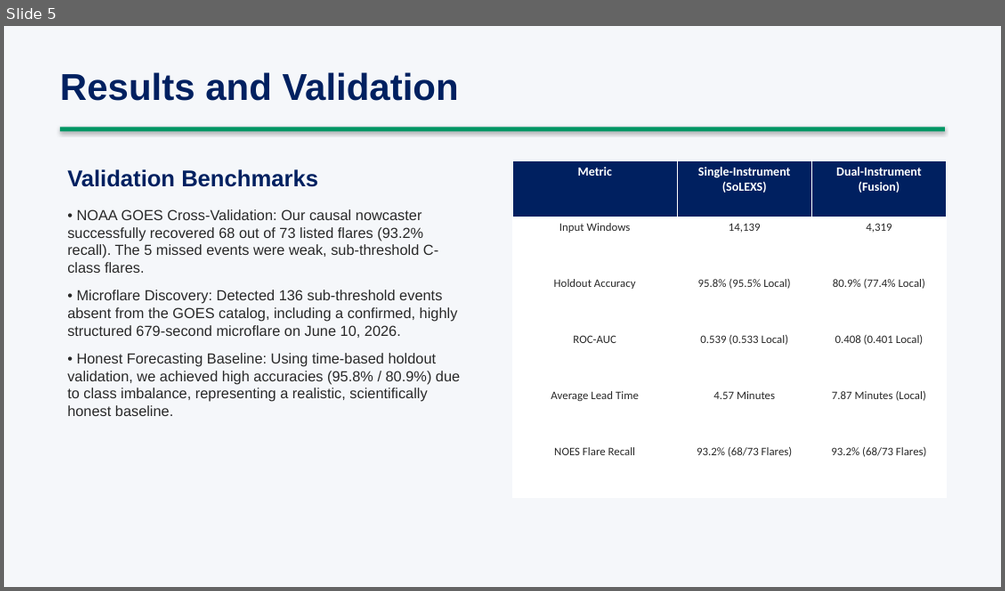
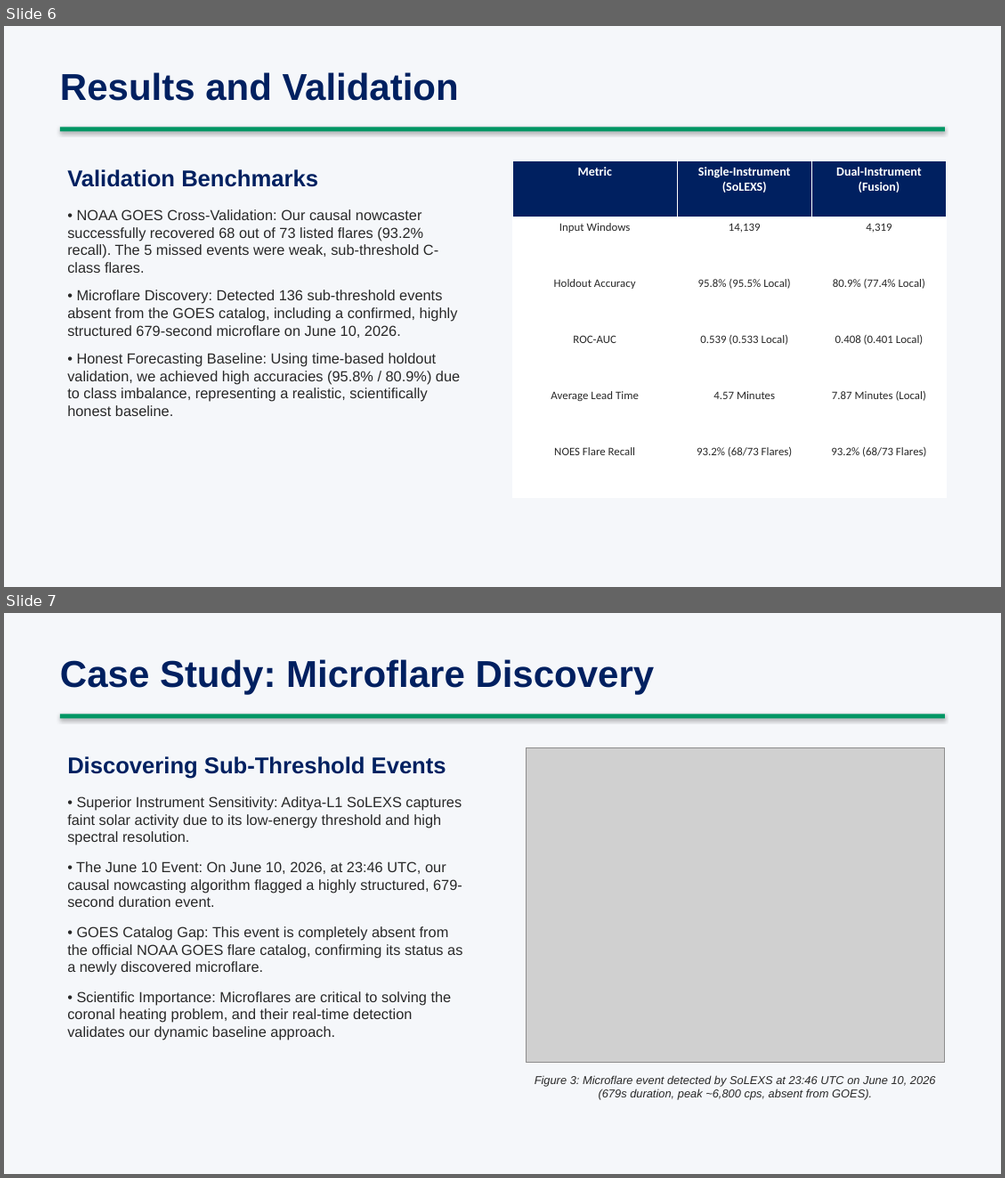
Before and after one commit to deepshekhar555/PS15_SolarFlare, a slide deck: AdityaL1_SolarFlare_Presentation.pptx. Shown one above the other, each under a label of ours: slide 5 before the commit, slides 6 and 7 after it. The pictures are 1005x591 and 1005x1178 pixels, drawn with LibreOffice and Linux fonts; fonts in the diff are those of the drawing; grey boxes stand for pictures. Boxes give left, top, right and bottom in pixels: in the first picture for what was removed or moved away, otherwise in the second. Text is boxed around its words. In the diff, an @@ line names an element or a change of style, - is before the commit and + after.

Commit message:
Add telemetry plots and microflare case study slides to presentation

```diff
--- a/AdityaL1_SolarFlare_Presentation.pptx
+++ b/AdityaL1_SolarFlare_Presentation.pptx
@@ slide 7 added at (x1=4, y1=613, x2=1001, y2=1174), background #FFFFFF @@
@@ rectangle added at (x1=4, y1=613, x2=1001, y2=1174), fill #F5F7FA @@
@@ text added at (x1=60, y1=659, x2=655, y2=695), 36 pt, text #002060, bold @@
+Case Study: Microflare Discovery
@@ rectangle added at (x1=60, y1=714, x2=945, y2=718), fill #009664 @@
@@ text added at (x1=67, y1=756, x2=462, y2=1040), 14 pt, text #282828 @@
+Discovering Sub-Threshold Events
+• Superior Instrument Sensitivity: Aditya-L1 SoLEXS captures faint solar activity due to its low-energy threshold and high spectral resolution.
+• The June 10 Event: On June 10, 2026, at 23:46 UTC, our causal nowcasting algorithm flagged a highly structured, 679-second duration event.
+• GOES Catalog Gap: This event is completely absent from the official NOAA GOES flare catalog, confirming its status as a newly discovered microflare.
+• Scientific Importance: Microflares are critical to solving the coronal heating problem, and their real-time detection validates our dynamic baseline approach.
@@ picture added at (x1=526, y1=747, x2=945, y2=1062) @@
@@ text added at (x1=534, y1=1075, x2=936, y2=1100), 11 pt, text #282828, italic @@
+Figure 3: Microflare event detected by SoLEXS at 23:46 UTC on June 10, 2026 (679s duration, peak ~6,800 cps, absent from GOES).
@@ what was slide 5 is now slide 6 @@
```
Also in this commit, not shown: 1 other slide added, 1 other file.
